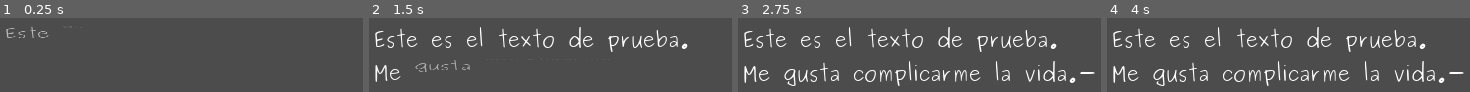
Above: before the commit, frames 1-4 (left to right).
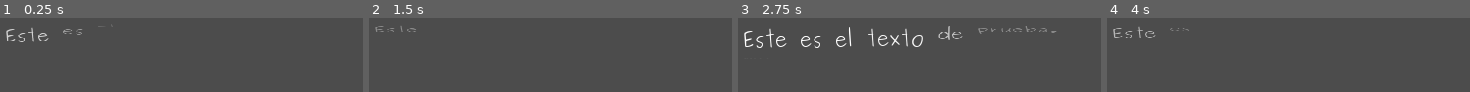
Above: after the commit, the same moments.

Repository: Glioce/Godot_examples
Game: Godot game, scene res://Scenes/TextFX.tscn
The game is run twice, just before and just after one commit, with the same random seed, the same clock (stepped at 60 frames per second) and the same inputs. This scene is started directly instead of the project's main scene.
Inputs:
- Up to frame 1 (0.25 s): no input
- Up to frame 2 (1.5 s): hold Right (ui_right) 0.53-1.28 s; tap Space (ui_select) at 0.6, 0.77, 1.07, 1.35 s; hold Down (ui_down) from 1.28 s (still down)
- Up to frame 3 (2.75 s): tap Space (ui_select) at 1.52, 1.82, 2.1 s; release Down (ui_down) at 2.03 s; hold Right (ui_right) from 2.03 s (still down)
- Up to frame 4 (4 s): release Right (ui_right) at 2.78 s; hold Up (ui_up) 2.78-3.53 s; tap Space (ui_select) at 2.85, 3.02, 3.32, 3.6, 3.77 s; tap Enter at 3.5 s; hold Left (ui_left) from 3.53 s (still down)

The runs differ from the first frame. In frame 1, 0.9% of the frame differs, in the area x 1-31%, y 9-33%; in frame 2, 5.6%; in frame 3, 8.5%; in frame 4, 9.7%, in the area x 1-99%, y 12-92%.

Commit message:
small change to values of txt fx

Diff:
--- a/n19_00/Scenes/West.tscn
+++ b/n19_00/Scenes/West.tscn
@@ -333,3 +333,5 @@
 [node name="CollisionShape2D" type="CollisionShape2D" parent="Walls/Wall3"]
 position = Vector2( 32, 32 )
 shape = SubResource( 2 )
+
+[node name="Navigation2D" type="Navigation2D" parent="."]
--- a/n19_00/Scripts/TextFX.gd
+++ b/n19_00/Scripts/TextFX.gd
@@ -14,8 +14,8 @@
 # range in array
 var minIndex = 0
 var maxIndex = 1
-var val = 0.40 # value to start showing the next word
-var delta = 0.04 # change in each step
+var val = 0.30 # value to start showing the next word
+var delta = 0.05 # change in each step
 
 # Note: The children inherit theme
 
@@ -97,4 +97,7 @@
 
 		if i == maxIndex-1 and label.modulate.a >= val:
 			maxIndex = min(maxIndex+1, labelArr.size()) # next index
+
+	if Input.is_action_just_pressed("ui_select"):
+		get_tree().reload_current_scene()
 	pass
